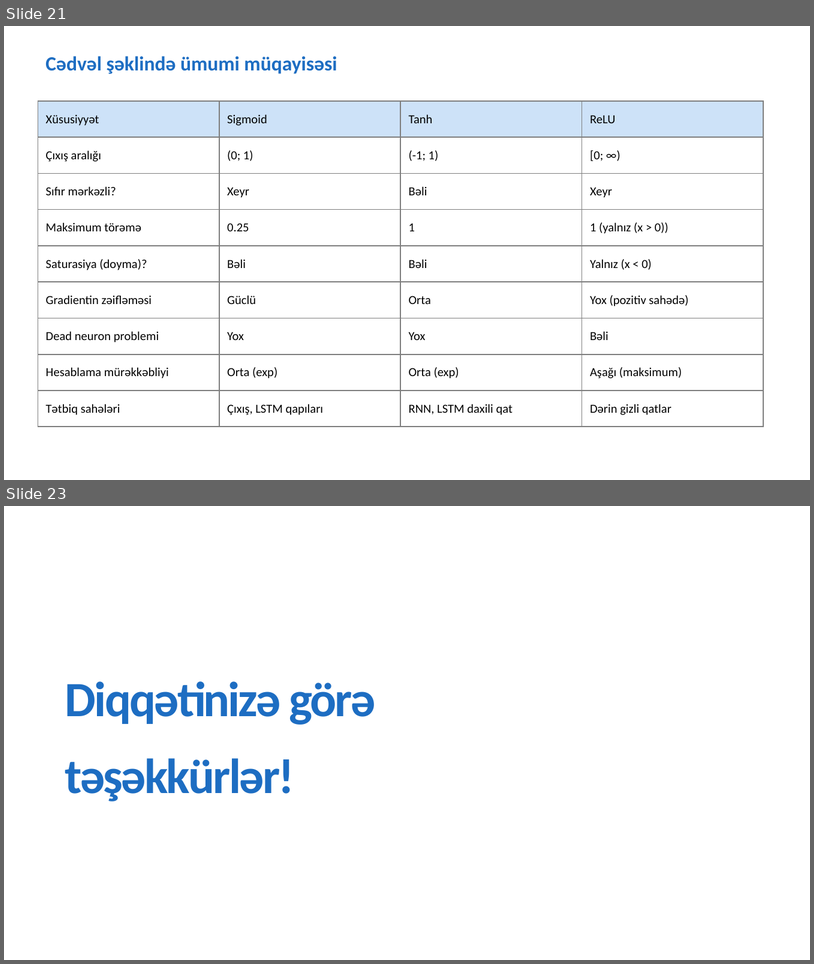
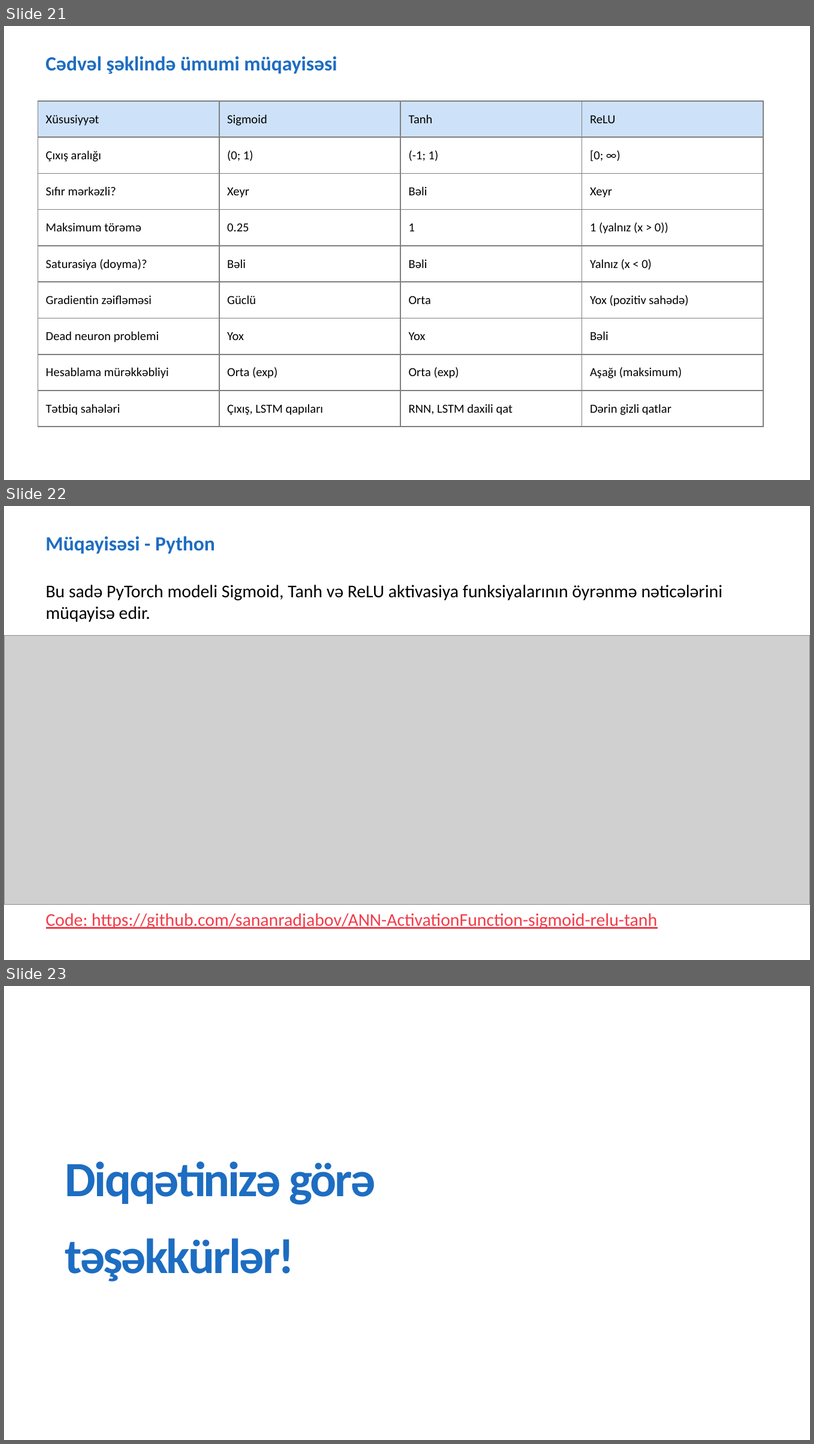
Before and after one commit to sananradjabov/ANN-ActivationFunction-sigmoid-relu-tanh, a slide deck: ann.pptx. Shown one above the other, each under a label of ours: slides 21 and 23 before the commit, slides 21, 22 and 23 after it; the slides between them are not shown. The pictures are 814x964 and 814x1444 pixels, drawn with LibreOffice and Linux fonts; fonts in the diff are those of the drawing; grey boxes stand for pictures; background and template pictures are left out. Boxes give left, top, right and bottom in pixels: in the first picture for what was removed or moved away, otherwise in the second. Text is boxed around its words. In the diff, an @@ line names an element or a change of style, - is before the commit and + after.

```diff
--- a/ann.pptx
+++ b/ann.pptx
@@ slide 22 added at <box>4,506,810,960</box>, background picture (left out) @@
@@ text added at <box>45,536,215,554</box>, 18 pt, text #1D6DC2, bold @@
+Müqayisəsi - Python
@@ text added at <box>46,585,723,622</box>, 16 pt, text #000000 @@
+Bu sadə PyTorch modeli Sigmoid, Tanh və ReLU aktivasiya funksiyalarının öyrənmə nəticələrini müqayisə edir.
@@ picture added at <box>4,635,810,904</box> @@
@@ rectangle added at <box>38,904,668,937</box>, fill #FFFFFF, 16 pt, text #F33B48, underline @@
+Code: https://github.com/sananradjabov/ANN-ActivationFunction-sigmoid-relu-tanh
```
Also in this commit, not shown: 2 slides changed, 1 slide removed.
